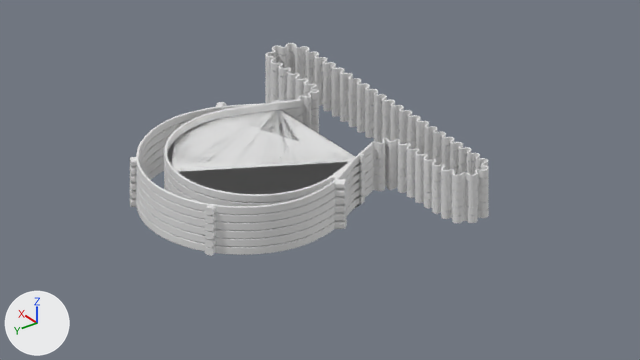
An edit to the Blender file ecovid-faceshield-v10.blend, drawn before and after from the same camera.
One viewpoint serves both versions: the file's camera 'Camera_Side'. Lighting does not change. The marker at lower left points along +X, +Y and +Z.

The first picture shows 'External', 'Internal', 'Strap_path'.
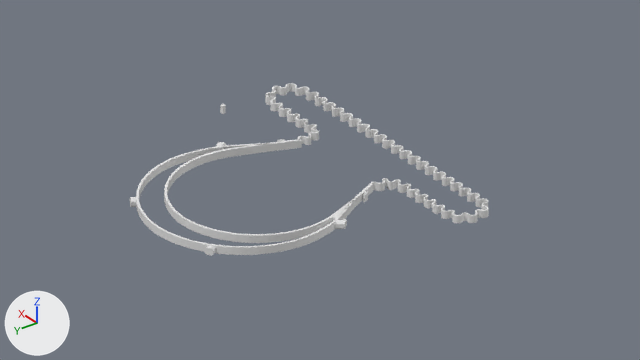
ob_bloque is not drawn itself; it is used by a modifier of ob_internal.

The change, as a diff of the scene's bpy script:
```diff
--- a/ecovid-faceshield-v10.blend.py
+++ b/ecovid-faceshield-v10.blend.py
@@ ob_strap_path @@
 _m = ob_strap_path.modifiers.new('Top', 'BOOLEAN')
 _m.solver = 'FLOAT'
-_m = ob_strap_path.modifiers.new('Bevel', 'BEVEL')
-_m.width = 0.2
-_m.width_pct = 0.2
-_m.face_strength_mode = 'FSTR_NEW'
 _m = ob_strap_path.modifiers.new('Array.001', 'ARRAY')
-_m.count = 6
+_m.count = 1
 _m.use_constant_offset = True
@@ ob_internal @@
 _m = ob_internal.modifiers.new('RemoveBas', 'BOOLEAN')
 _m.solver = 'FLOAT'
-_m = ob_internal.modifiers.new('Bevel', 'BEVEL')
-_m.width = 0.045
-_m.width_pct = 0.045
-_m.segments = 3
-_m.use_clamp_overlap = False
 _m = ob_internal.modifiers.new('Array', 'ARRAY')
-_m.count = 6
+_m.count = 1
 _m.use_constant_offset = True
@@ ob_external @@
 _m = ob_external.modifiers.new('RemoveBas.001', 'BOOLEAN')
 _m.solver = 'FLOAT'
-_m = ob_external.modifiers.new('Bevel', 'BEVEL')
-_m.width = 0.045
-_m.width_pct = 0.045
-_m.segments = 3
-_m.use_clamp_overlap = False
-_m.face_strength_mode = 'FSTR_NEW'
 _m = ob_external.modifiers.new('Devant', 'BOOLEAN')
@@ ob_external @@
 _m = ob_external.modifiers.new('Array', 'ARRAY')
-_m.count = 6
+_m.count = 1
 _m.use_constant_offset = True
@@ ob_bloque @@
 ob_bloque = bpy.data.objects.new('Bloque', me_cube_001)
-ob_bloque.location = (3.742, -4.348, 0.168)
+ob_bloque.location = (3.632, -4.638, 0.168)
 ob_bloque.rotation_euler = (0.0, 0.0, -0.435)  # degrees (0, 0, -25)
```

Location of each change, (x1, y1, x2, y2) in pixels of the pictures (640 x 360 px):
'Internal', modifiers changed, reshaped: before (164, 99, 372, 209); after (164, 139, 373, 243)
'Strap_path', modifiers changed (22% shorter): before (265, 43, 489, 223); after (265, 83, 489, 223)
'External', modifiers changed, reshaped (26% shorter): before (130, 102, 357, 256); after (130, 142, 357, 256)
